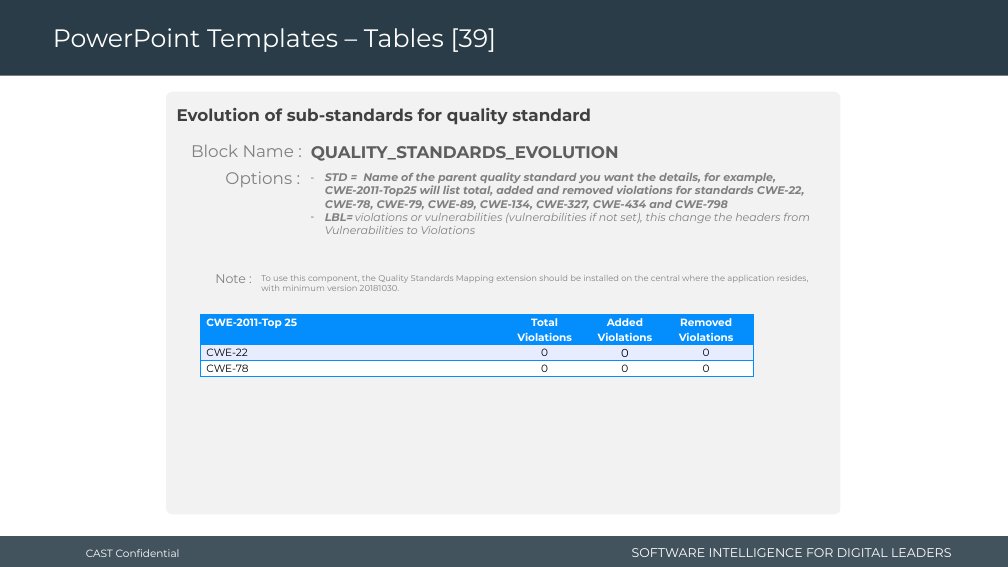
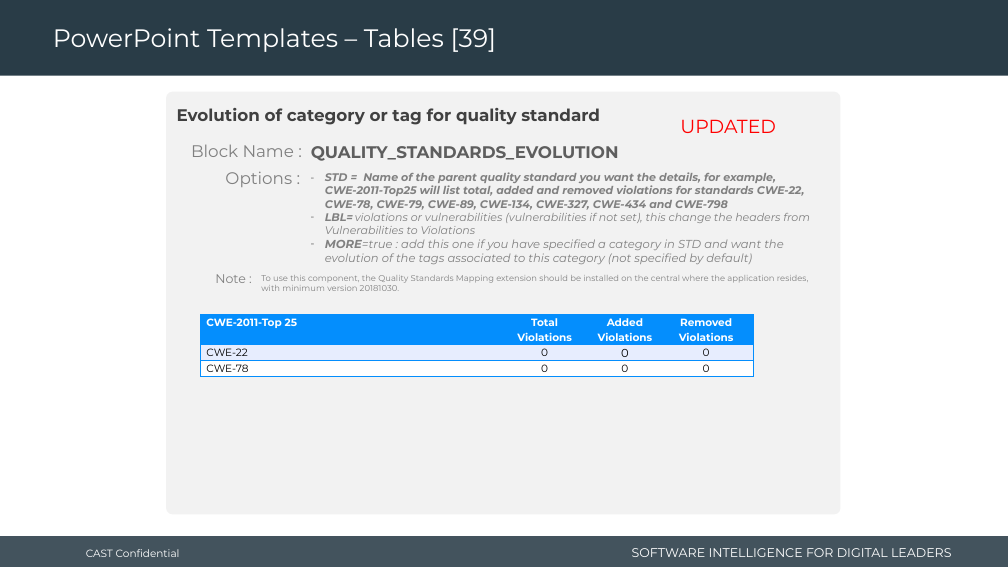
Before and after one commit to CAST-projects/RGforDashboards, a slide deck: slide 71 of CastReporting.Reporting.Core/TemplatesFiles/1- Powerpoint-components-library.pptx. Drawn at 1008x567 pixels with LibreOffice and Linux fonts; fonts in the diff are those of the drawing; background and template pictures are left out. Boxes give left, top, right and bottom in pixels: in the first picture for what was removed or moved away, otherwise in the second. Text is boxed around its words. In the diff, an @@ line names an element or a change of style, - is before the commit and + after.

Commit message:
REPORTGEN-596 : update library templates

```diff
--- a/CastReporting.Reporting.Core/TemplatesFiles/1- Powerpoint-components-library.pptx
+++ b/CastReporting.Reporting.Core/TemplatesFiles/1- Powerpoint-components-library.pptx
@@ text at box(177, 108, 600, 125): text changed @@
-Evolution of sub-standards for quality standard
+Evolution of category or tag for quality standard
@@ text added at box(680, 119, 776, 133), 18 pt, text #FF0000 @@
+UPDATED
@@ text at box(325, 239, 783, 264): paragraph added @@
+– MORE=true : add this one if you have specified a category in STD and want the evolution of the tags associated to this category (not specified by default)
```
Also in this commit, not shown: 3 other files.
